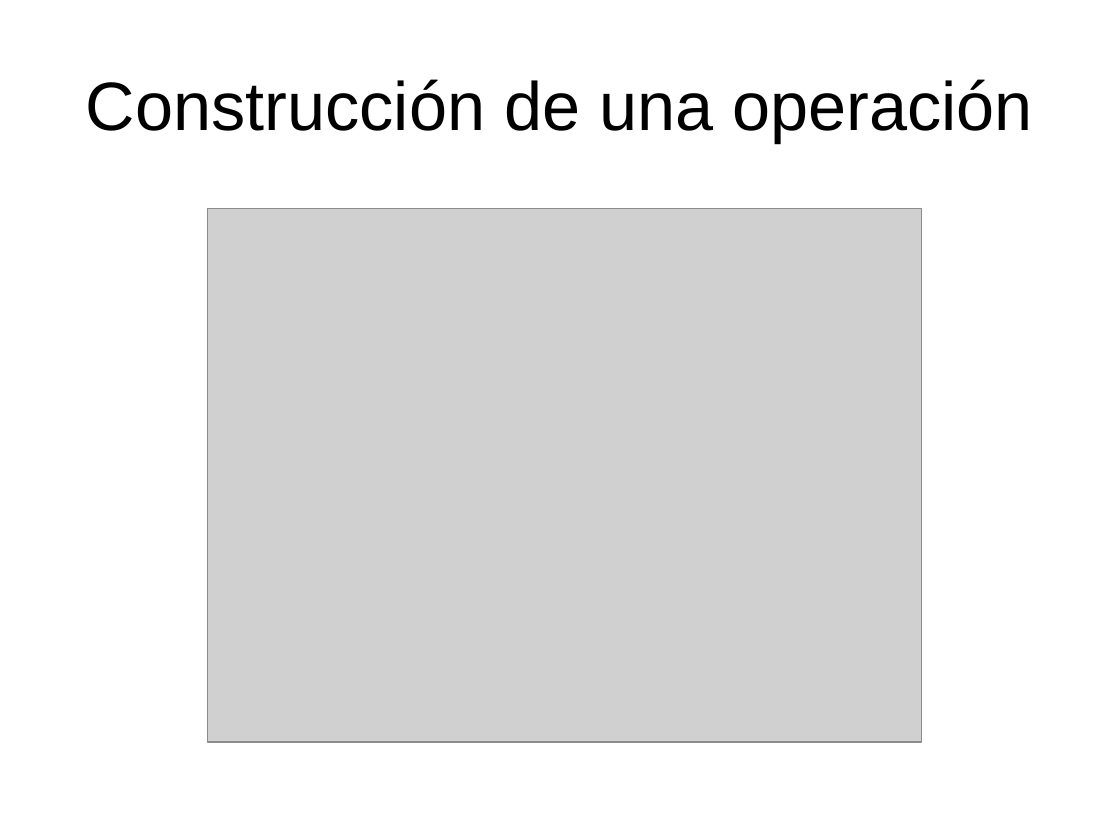
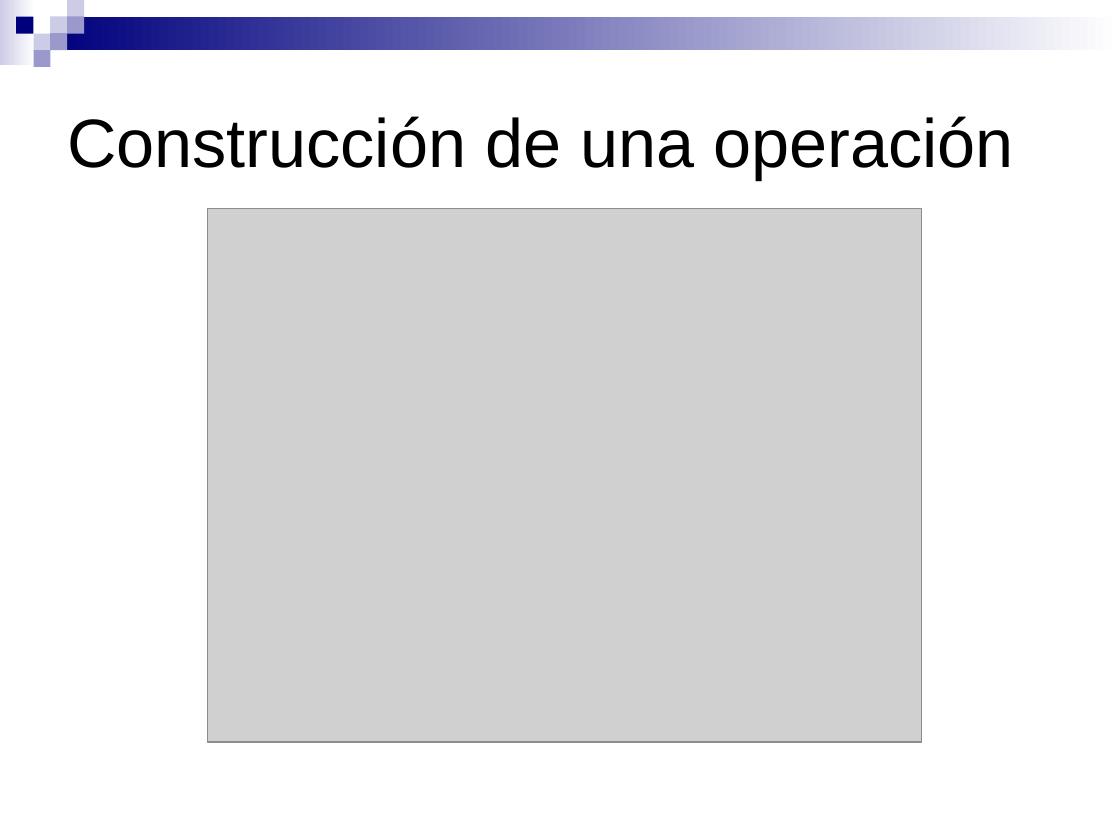
Before and after one commit to SIU-Toba/framework, a slide deck: slide 6 of doc/presentacion/Jornadas JAIIO.ppt. Drawn at 1120x840 pixels with LibreOffice and Linux fonts; fonts in the diff are those of the drawing; grey boxes stand for pictures. Boxes give left, top, right and bottom in pixels: in the first picture for what was removed or moved away, otherwise in the second. Text is boxed around its words. In the diff, an @@ line names an element or a change of style, - is before the commit and + after.

```diff
--- a/doc/presentacion/Jornadas JAIIO.ppt
+++ b/doc/presentacion/Jornadas JAIIO.ppt
@@ group added at (0, 0, 1120, 67): 9 rectangles @@
@@ title "Construcción de una operación": place and size @@
-title "Construcción de una operación" at (86, 79, 1032, 143)
+title "Construcción de una operación" at (67, 116, 1013, 179)
@@ title "Construcción de una operación" at (67, 116, 1013, 179): alignment centre to left @@
```
Also in this commit, not shown: 4 other slides changed, 1 slide added, 1 slide removed, 2 other files.
